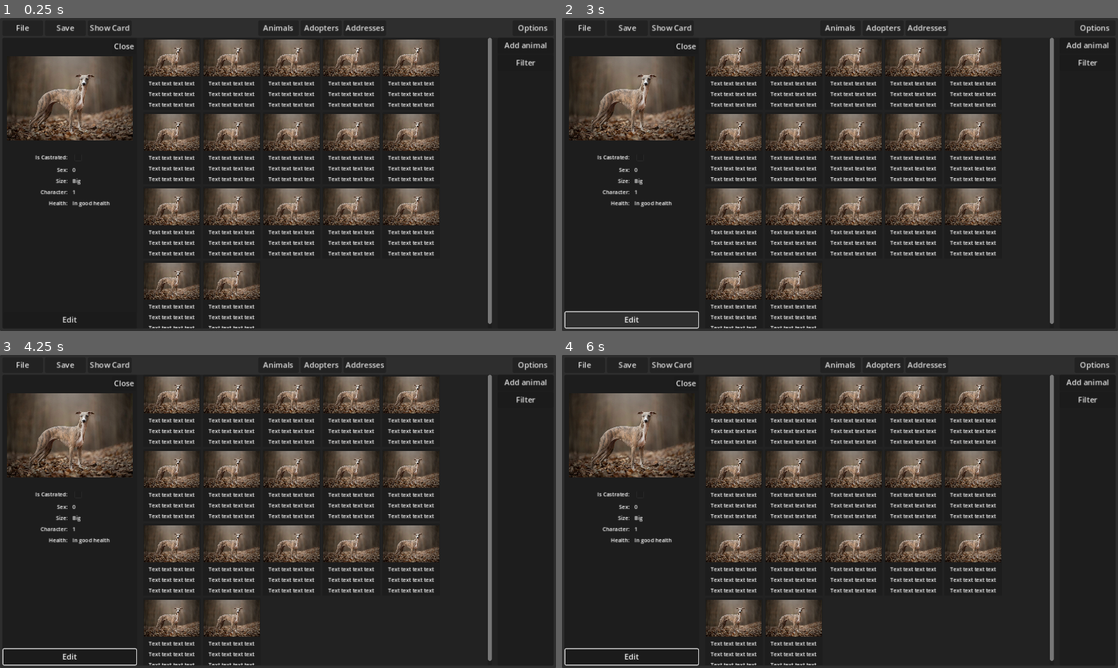
Above: before the commit, frames 1-4 (two rows, left to right).
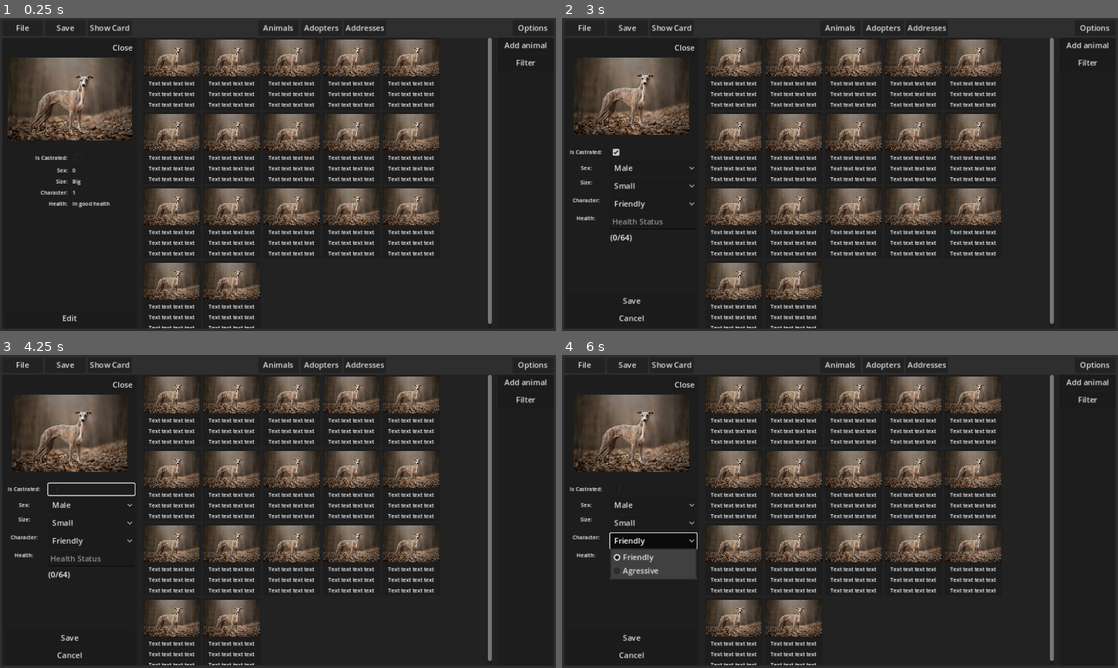
Above: after the commit, the same moments.

Repository: zMenta/GoSilas
Game: Godot game, scene res://scenes/main.tscn
Two runs of this game, one before a commit and one after it. Both use one fixed random seed, a clock stepped at 60 frames per second and the inputs below.
Inputs (mouse positions are in pixels of both pictures, inside the frame that each line leads up to):
- Up to frame 1 (0.25 s): no input
- Up to frame 2 (3 s): click "File" at 0.5 s; click "Save" at 1.25 s; click "Adopters" at 2 s; click "Edit" at 2.75 s
- Up to frame 3 (4.25 s): click (88, 489) at 3.52 s
- Up to frame 4 (6 s): click (650, 505) at 4.25 s, where only the run after the commit has a clickable "Male"; click (650, 524) at 5 s, where only the run after the commit has a clickable "Small"; click (650, 539) at 5.75 s, where only the run after the commit has a clickable "Friendly"

The runs differ from the first frame. In frame 1, 1.2% of the frame differs, in the area x 1-25%, y 8-98%; in frame 2, 3.0%; in frame 3, 3.1%; in frame 4, 4.2%, in the area x 0-25%, y 8-100%.

Commit message:
card details swap data from edit and display modes

Diff:
--- a/scenes/card_details.tscn
+++ b/scenes/card_details.tscn
@@ -17,10 +17,10 @@
 
 [node name="MarginContainer" type="MarginContainer" parent="."]
 layout_mode = 2
-theme_override_constants/margin_left = 2
-theme_override_constants/margin_top = 2
-theme_override_constants/margin_right = 2
-theme_override_constants/margin_bottom = 2
+theme_override_constants/margin_left = 5
+theme_override_constants/margin_top = 5
+theme_override_constants/margin_right = 5
+theme_override_constants/margin_bottom = 5
 
 [node name="VBoxContainer" type="VBoxContainer" parent="MarginContainer"]
 layout_mode = 2
@@ -39,7 +39,8 @@
 expand_mode = 2
 stretch_mode = 5
 
-[node name="GridContainer" type="GridContainer" parent="MarginContainer/VBoxContainer"]
+[node name="DisplayContainer" type="GridContainer" parent="MarginContainer/VBoxContainer"]
+unique_name_in_owner = true
 layout_mode = 2
 size_flags_vertical = 3
 size_flags_stretch_ratio = 2.0
@@ -47,15 +48,15 @@
 theme_override_constants/v_separation = 5
 columns = 2
 
-[node name="Padding" type="Control" parent="MarginContainer/VBoxContainer/GridContainer"]
-custom_minimum_size = Vector2(0, 15)
-layout_mode = 2
-
-[node name="Padding2" type="Control" parent="MarginContainer/VBoxContainer/GridContainer"]
-custom_minimum_size = Vector2(0, 15)
-layout_mode = 2
-
-[node name="IsCastratedLabel" type="Label" parent="MarginContainer/VBoxContainer/GridContainer"]
+[node name="Padding" type="Control" parent="MarginContainer/VBoxContainer/DisplayContainer"]
+custom_minimum_size = Vector2(0, 15)
+layout_mode = 2
+
+[node name="Padding2" type="Control" parent="MarginContainer/VBoxContainer/DisplayContainer"]
+custom_minimum_size = Vector2(0, 15)
+layout_mode = 2
+
+[node name="IsCastratedLabel" type="Label" parent="MarginContainer/VBoxContainer/DisplayContainer"]
 unique_name_in_owner = true
 layout_mode = 2
 size_flags_horizontal = 3
@@ -64,14 +65,14 @@
 horizontal_alignment = 2
 clip_text = true
 
-[node name="IsCastratedCheckBox" type="CheckBox" parent="MarginContainer/VBoxContainer/GridContainer"]
+[node name="IsCastratedCheckBox" type="CheckBox" parent="MarginContainer/VBoxContainer/DisplayContainer"]
 unique_name_in_owner = true
 layout_mode = 2
 size_flags_horizontal = 2
 disabled = true
 button_pressed = true
 
-[node name="SexLabel" type="Label" parent="MarginContainer/VBoxContainer/GridContainer"]
+[node name="SexLabel" type="Label" parent="MarginContainer/VBoxContainer/DisplayContainer"]
 unique_name_in_owner = true
 layout_mode = 2
 size_flags_horizontal = 3
@@ -81,7 +82,7 @@
 horizontal_alignment = 2
 clip_text = true
 
-[node name="SexValue" type="Label" parent="MarginContainer/VBoxContainer/GridContainer"]
+[node name="SexValue" type="Label" parent="MarginContainer/VBoxContainer/DisplayContainer"]
 unique_name_in_owner = true
 layout_mode = 2
 size_flags_vertical = 0
@@ -89,7 +90,7 @@
 text = "Female"
 clip_text = true
 
-[node name="SizeLabel" type="Label" parent="MarginContainer/VBoxContainer/GridContainer"]
+[node name="SizeLabel" type="Label" parent="MarginContainer/VBoxContainer/DisplayContainer"]
 unique_name_in_owner = true
 layout_mode = 2
 size_flags_horizontal = 3
@@ -99,7 +100,7 @@
 horizontal_alignment = 2
 clip_text = true
 
-[node name="SizeValue" type="Label" parent="MarginContainer/VBoxContainer/GridContainer"]
+[node name="SizeValue" type="Label" parent="MarginContainer/VBoxContainer/DisplayContainer"]
 unique_name_in_owner = true
 layout_mode = 2
 size_flags_horizontal = 11
@@ -108,7 +109,7 @@
 text = "Big"
 clip_text = true
 
-[node name="CharacterLabel" type="Label" parent="MarginContainer/VBoxContainer/GridContainer"]
+[node name="CharacterLabel" type="Label" parent="MarginContainer/VBoxContainer/DisplayContainer"]
 unique_name_in_owner = true
 layout_mode = 2
 size_flags_horizontal = 3
@@ -118,7 +119,7 @@
 horizontal_alignment = 2
 clip_text = true
 
-[node name="CharacterValue" type="Label" parent="MarginContainer/VBoxContainer/GridContainer"]
+[node name="CharacterValue" type="Label" parent="MarginContainer/VBoxContainer/DisplayContainer"]
 unique_name_in_owner = true
 layout_mode = 2
 size_flags_horizontal = 11
@@ -127,7 +128,7 @@
 text = "Friendly"
 clip_text = true
 
-[node name="HealthLabel" type="Label" parent="MarginContainer/VBoxContainer/GridContainer"]
+[node name="HealthLabel" type="Label" parent="MarginContainer/VBoxContainer/DisplayContainer"]
 unique_name_in_owner = true
 layout_mode = 2
 size_flags_horizontal = 3
@@ -137,7 +138,7 @@
 horizontal_alignment = 2
 clip_text = true
 
-[node name="HealthValue" type="Label" parent="MarginContainer/VBoxContainer/GridContainer"]
+[node name="HealthValue" type="Label" parent="MarginContainer/VBoxContainer/DisplayContainer"]
 unique_name_in_owner = true
 custom_minimum_size = Vector2(30, 30)
 layout_mode = 2
@@ -147,9 +148,140 @@
 text = "Health status Health status Health status Health status"
 autowrap_mode = 3
 
-[node name="Button4" type="Button" parent="MarginContainer/VBoxContainer"]
+[node name="EditContainer" type="GridContainer" parent="MarginContainer/VBoxContainer"]
+unique_name_in_owner = true
+visible = false
+layout_mode = 2
+size_flags_vertical = 3
+size_flags_stretch_ratio = 2.0
+theme_override_constants/h_separation = 10
+theme_override_constants/v_separation = 5
+columns = 2
+
+[node name="Padding" type="Control" parent="MarginContainer/VBoxContainer/EditContainer"]
+custom_minimum_size = Vector2(0, 15)
+layout_mode = 2
+
+[node name="Padding2" type="Control" parent="MarginContainer/VBoxContainer/EditContainer"]
+custom_minimum_size = Vector2(0, 15)
+layout_mode = 2
+
+[node name="IsCastratedLabel" type="Label" parent="MarginContainer/VBoxContainer/EditContainer"]
+custom_minimum_size = Vector2(80, 0)
+layout_mode = 2
+theme_override_font_sizes/font_size = 11
+text = "Is Castrated:"
+horizontal_alignment = 1
+clip_text = true
+
+[node name="IsCastratedCheckBox" type="CheckBox" parent="MarginContainer/VBoxContainer/EditContainer"]
+custom_minimum_size = Vector2(80, 0)
+layout_mode = 2
+size_flags_horizontal = 3
+button_pressed = true
+
+[node name="SexLabel" type="Label" parent="MarginContainer/VBoxContainer/EditContainer"]
+custom_minimum_size = Vector2(80, 0)
+layout_mode = 2
+theme_override_font_sizes/font_size = 11
+text = "Sex:"
+horizontal_alignment = 1
+clip_text = true
+
+[node name="EditSexValue" type="OptionButton" parent="MarginContainer/VBoxContainer/EditContainer"]
+custom_minimum_size = Vector2(80, 0)
+layout_mode = 2
+size_flags_horizontal = 3
+selected = 0
+item_count = 2
+popup/item_0/text = "Male"
+popup/item_1/text = "Female"
+popup/item_1/id = 1
+
+[node name="SizeLabel" type="Label" parent="MarginContainer/VBoxContainer/EditContainer"]
+custom_minimum_size = Vector2(80, 0)
+layout_mode = 2
+size_flags_vertical = 0
+theme_override_font_sizes/font_size = 11
+text = "Size:"
+horizontal_alignment = 1
+clip_text = true
+
+[node name="EditSizeValue" type="OptionButton" parent="MarginContainer/VBoxContainer/EditContainer"]
+custom_minimum_size = Vector2(80, 0)
+layout_mode = 2
+size_flags_horizontal = 3
+selected = 0
+item_count = 4
+popup/item_0/text = "Small"
+popup/item_1/text = "Medium"
+popup/item_1/id = 1
+popup/item_2/text = "Big"
+popup/item_2/id = 2
+popup/item_3/text = "Extra Big"
+popup/item_3/id = 3
+
+[node name="CharacterLabel" type="Label" parent="MarginContainer/VBoxContainer/EditContainer"]
+custom_minimum_size = Vector2(80, 0)
+layout_mode = 2
+size_flags_vertical = 0
+theme_override_font_sizes/font_size = 11
+text = "Character:"
+horizontal_alignment = 1
+clip_text = true
+
+[node name="EditCharacterLabel" type="OptionButton" parent="MarginContainer/VBoxContainer/EditContainer"]
+custom_minimum_size = Vector2(80, 0)
+layout_mode = 2
+size_flags_horizontal = 3
+selected = 0
+item_count = 2
+popup/item_0/text = "Friendly"
+popup/item_1/text = "Agressive"
+popup/item_1/id = 1
+
+[node name="HealthLabel" type="Label" parent="MarginContainer/VBoxContainer/EditContainer"]
+custom_minimum_size = Vector2(80, 0)
+layout_mode = 2
+size_flags_vertical = 0
+theme_override_font_sizes/font_size = 11
+text = "Health:"
+horizontal_alignment = 1
+clip_text = true
+
+[node name="EditHealthValue" type="LineEdit" parent="MarginContainer/VBoxContainer/EditContainer"]
+custom_minimum_size = Vector2(80, 0)
+layout_mode = 2
+size_flags_horizontal = 3
+placeholder_text = "Health Status"
+max_length = 64
+
+[node name="padding" type="Control" parent="MarginContainer/VBoxContainer/EditContainer"]
+layout_mode = 2
+
+[node name="WordCountLabel" type="Label" parent="MarginContainer/VBoxContainer/EditContainer"]
+layout_mode = 2
+text = "(0/64)"
+
+[node name="SaveButton" type="Button" parent="MarginContainer/VBoxContainer"]
+unique_name_in_owner = true
+visible = false
+layout_mode = 2
+text = "Save"
+
+[node name="CancelButton" type="Button" parent="MarginContainer/VBoxContainer"]
+unique_name_in_owner = true
+visible = false
+layout_mode = 2
+text = "Cancel"
+
+[node name="EditButton" type="Button" parent="MarginContainer/VBoxContainer"]
+unique_name_in_owner = true
 layout_mode = 2
 text = "Edit
 "
 
 [connection signal="pressed" from="MarginContainer/VBoxContainer/CloseButton" to="." method="_on_close_button_pressed"]
+[connection signal="pressed" from="MarginContainer/VBoxContainer/SaveButton" to="." method="_on_save_button_pressed"]
+[connection signal="pressed" from="MarginContainer/VBoxContainer/CancelButton" to="." method="_on_cancel_button_pressed"]
+[connection signal="pressed" from="MarginContainer/VBoxContainer/EditButton" to="." method="_on_edit_button_pressed"]
--- a/scripts/card_details.gd
+++ b/scripts/card_details.gd
@@ -2,15 +2,15 @@
 
 signal closed_button_pressed
 
-@onready var is_castrated_label: Label = %IsCastratedLabel
+@onready var edit_button: Button = %EditButton
+@onready var save_button: Button = %SaveButton
+@onready var cancel_button: Button = %CancelButton
+@onready var edit_container: GridContainer = %EditContainer
+@onready var display_container: GridContainer = %DisplayContainer
 @onready var is_castrated_checkbox: CheckBox = %IsCastratedCheckBox
-@onready var sex_label: Label = %SexLabel
 @onready var sex_value: Label = %SexValue
-@onready var size_label: Label = %SizeLabel
 @onready var size_value: Label = %SizeValue
-@onready var character_label: Label = %CharacterLabel
 @onready var character_value: Label = %CharacterValue
-@onready var health_label: Label = %HealthLabel
 @onready var health_value: Label = %HealthValue
 
 @export var data: Animal :
@@ -25,6 +25,31 @@
 	character_value.text = str(data.Character)
 	health_value.text = data.health_state
 
+func _show_edit_menu() -> void:
+	display_container.hide()
+	edit_container.show()
+	save_button.show()
+	cancel_button.show()
+	edit_button.hide()
+
+func _show_display_menu() -> void:
+	edit_container.hide()
+	display_container.show()
+	edit_button.show()
+	cancel_button.hide()
+	save_button.hide()
+
 
 func _on_close_button_pressed() -> void:
 	closed_button_pressed.emit()
+
+func _on_save_button_pressed() -> void:
+	_show_display_menu()
+	# Save contents to respective resource
+
+func _on_cancel_button_pressed() -> void:
+	_show_display_menu()
+	# cancels
+
+func _on_edit_button_pressed() -> void:
+	_show_edit_menu()
